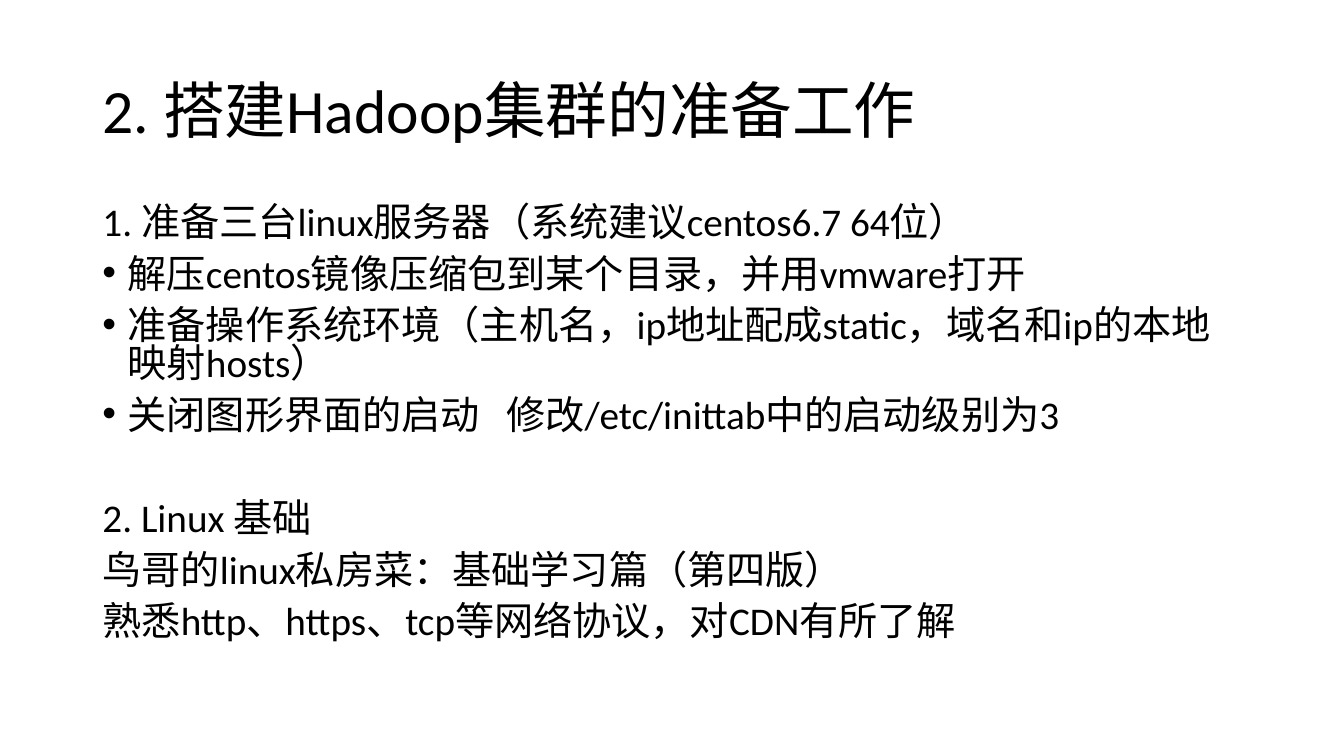
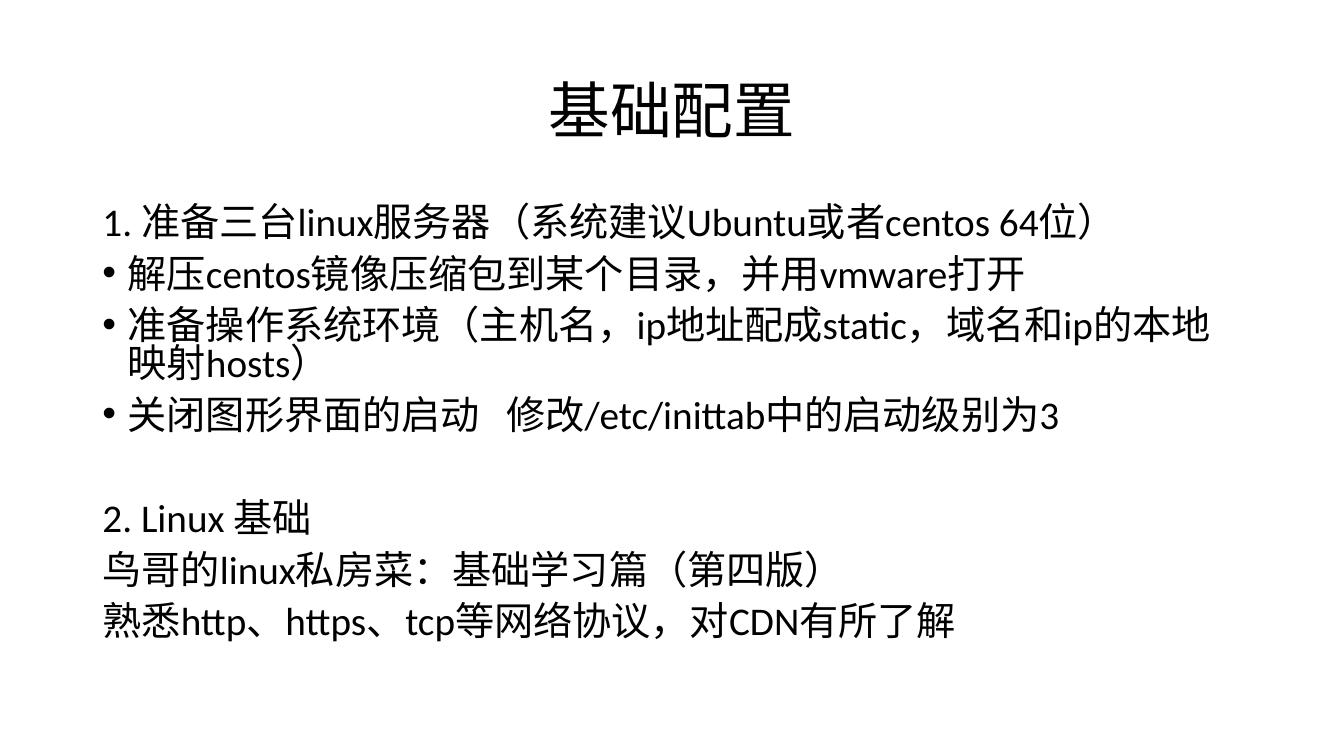
Before and after one commit to refuil/hadoopAction, a slide deck: slide 17 of 第一章 Hadoop概述与安装.pptx (slide 14 before the commit). Drawn at 1344x756 pixels with LibreOffice and Linux fonts; fonts in the diff are those of the drawing. Boxes give left, top, right and bottom in pixels: in the first picture for what was removed or moved away, otherwise in the second. Text is boxed around its words. In the diff, an @@ line names an element or a change of style, - is before the commit and + after.

```diff
--- a/第一章 Hadoop概述与安装.pptx
+++ b/第一章 Hadoop概述与安装.pptx
@@ title at [549, 81, 795, 138]: text changed @@
-2. 搭建Hadoop集群的准备工作
+基础配置
@@ text at [102, 202, 1117, 240]: text changed @@
-1. 准备三台linux服务器（系统建议centos6.7 64位）
+1. 准备三台linux服务器（系统建议Ubuntu或者centos 64位）
```
Also in this commit, not shown: 14 other slides changed, 9 slides added, 1 slide removed, 5 other files.
